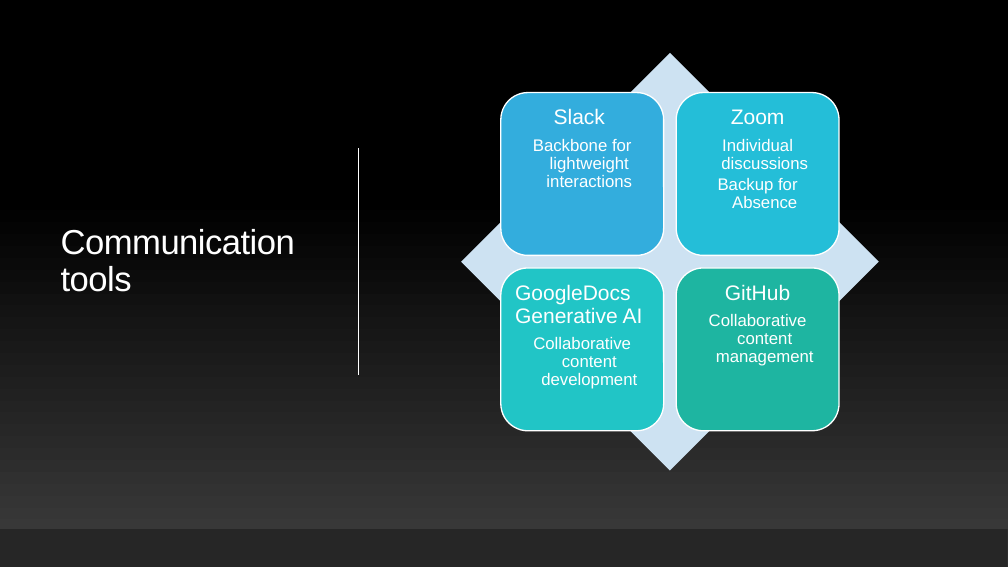
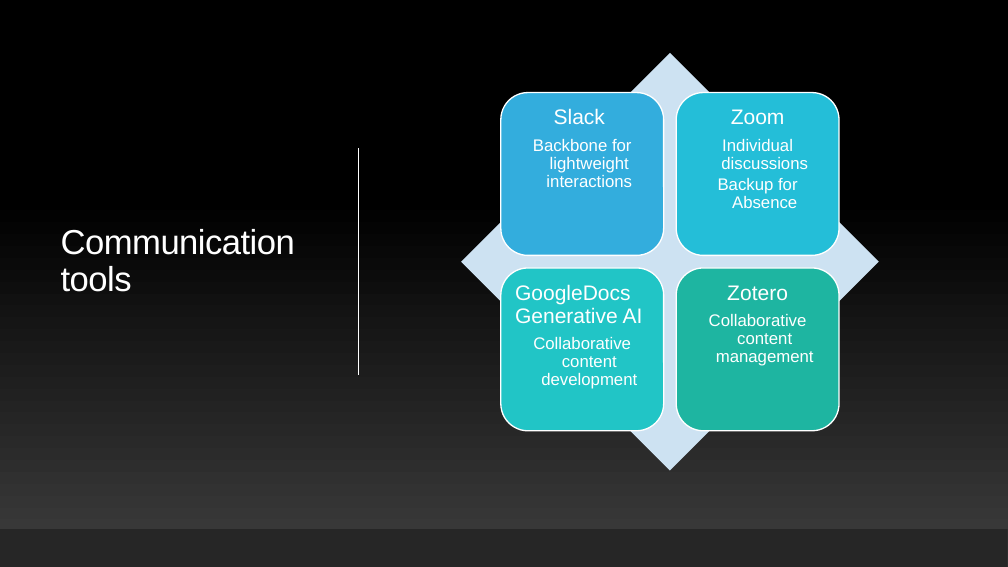
Before and after one commit to maherou/Teaching, a slide deck: slide 7 of files/CS373/IntroToCompSciResearch.pptx. Drawn at 1008x567 pixels with LibreOffice and Linux fonts; fonts in the diff are those of the drawing. Boxes give left, top, right and bottom in pixels: in the first picture for what was removed or moved away, otherwise in the second. Text is boxed around its words. In the diff, an @@ line names an element or a change of style, - is before the commit and + after.

Commit message:
Update Intro to Comp Sci Research slides and PDF
Replaced the PDF and PowerPoint files for the Intro to Computer Science Research course with updated versions.

```diff
--- a/files/CS373/IntroToCompSciResearch.pptx
+++ b/files/CS373/IntroToCompSciResearch.pptx
@@ text at (x1=727, y1=285, x2=788, y2=300): text changed @@
-GitHub
+Zotero
```
Also in this commit, not shown: 1 other file.
